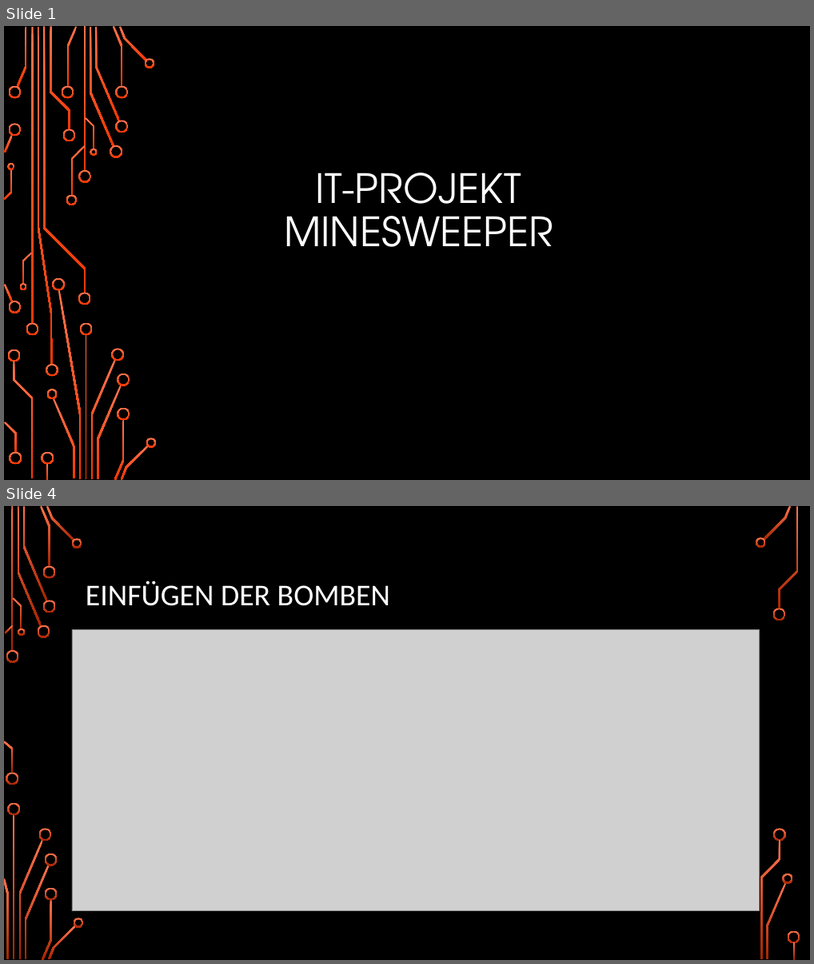
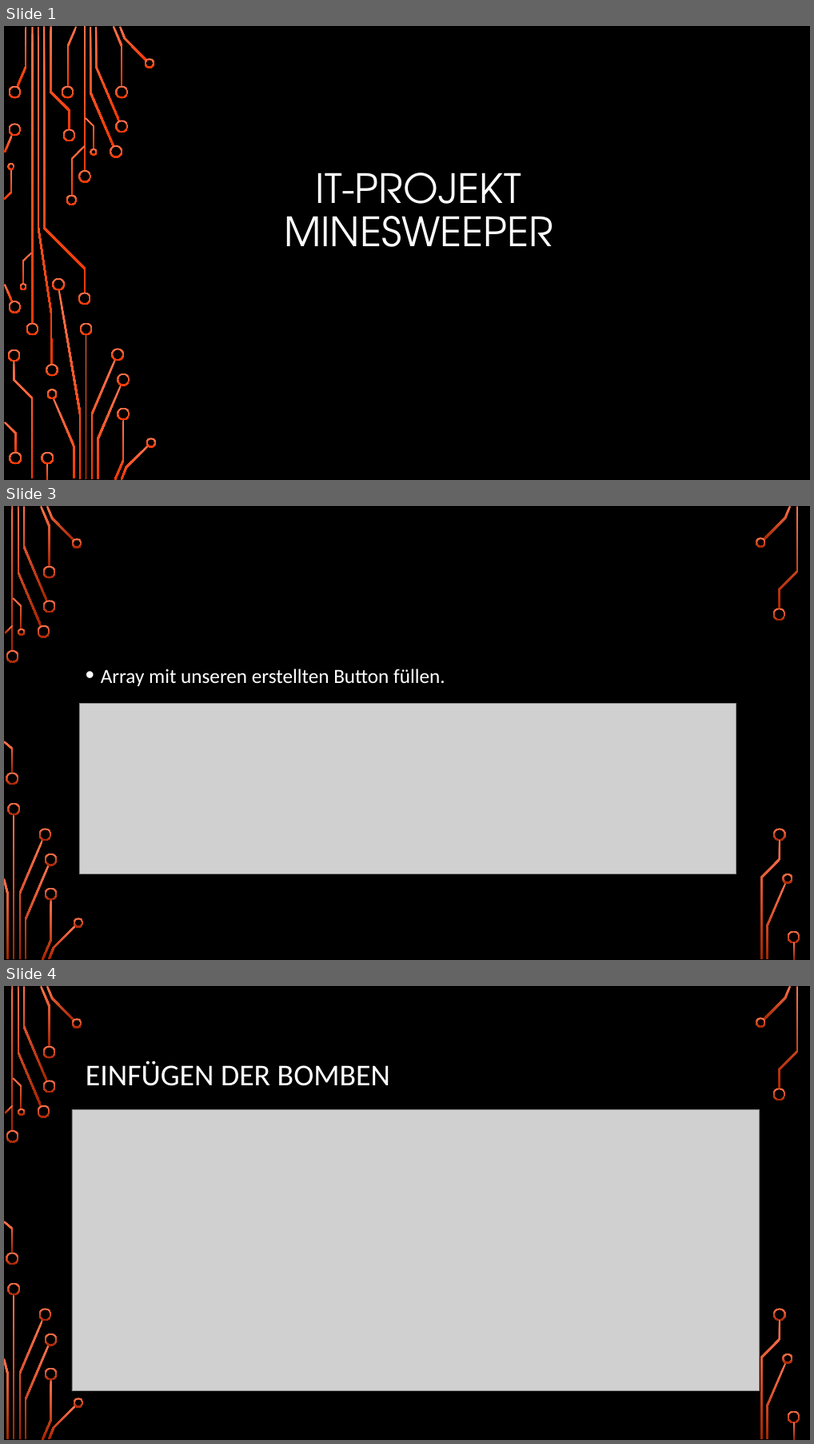
Before and after one commit to Hamschda/Minesweeper-1.0, a slide deck: IT-Kurzprojekt.pptx. Shown one above the other, each under a label of ours: slides 1 and 4 before the commit, slides 1, 3 and 4 after it; the slides between them are not shown. The pictures are 814x964 and 814x1444 pixels, drawn with LibreOffice and Linux fonts; fonts in the diff are those of the drawing; grey boxes stand for pictures; background and template pictures are left out. Boxes give left, top, right and bottom in pixels: in the first picture for what was removed or moved away, otherwise in the second. Text is boxed around its words. In the diff, an @@ line names an element or a change of style, - is before the commit and + after.

```diff
--- a/IT-Kurzprojekt.pptx
+++ b/IT-Kurzprojekt.pptx
@@ slide 3 added at <box>4,506,810,960</box>, background picture (left out); not listed: 36 template elements that a slide beside it also shows @@
@@ text added at <box>101,668,446,686</box>, 24 pt, text #FFFFFF @@
+• Array mit unseren erstellten Button füllen.
@@ picture added at <box>80,704,737,874</box> @@
```
Also in this commit, not shown: 3 other slides added, 4 slides removed, 2 other files.
